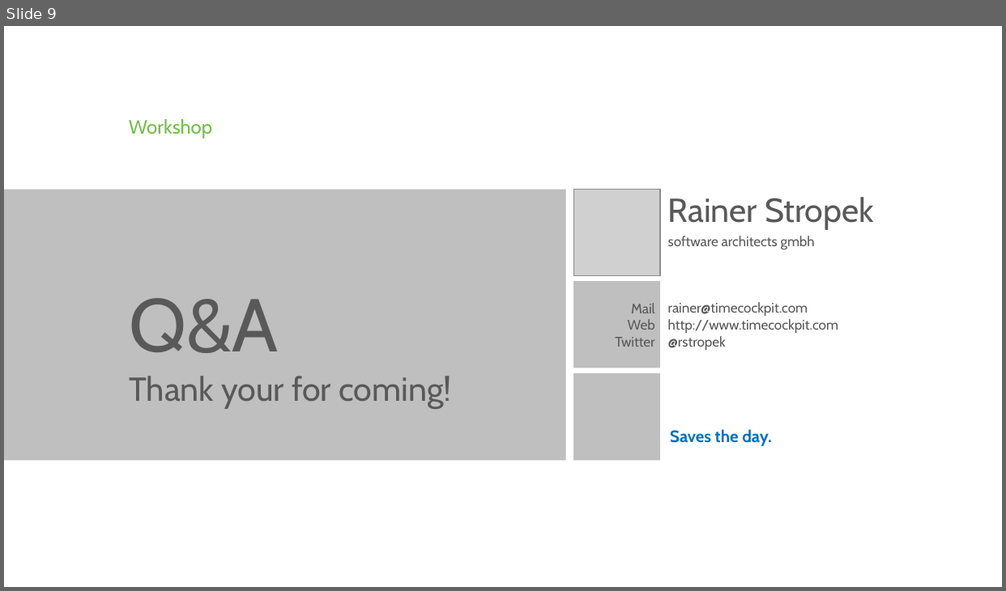
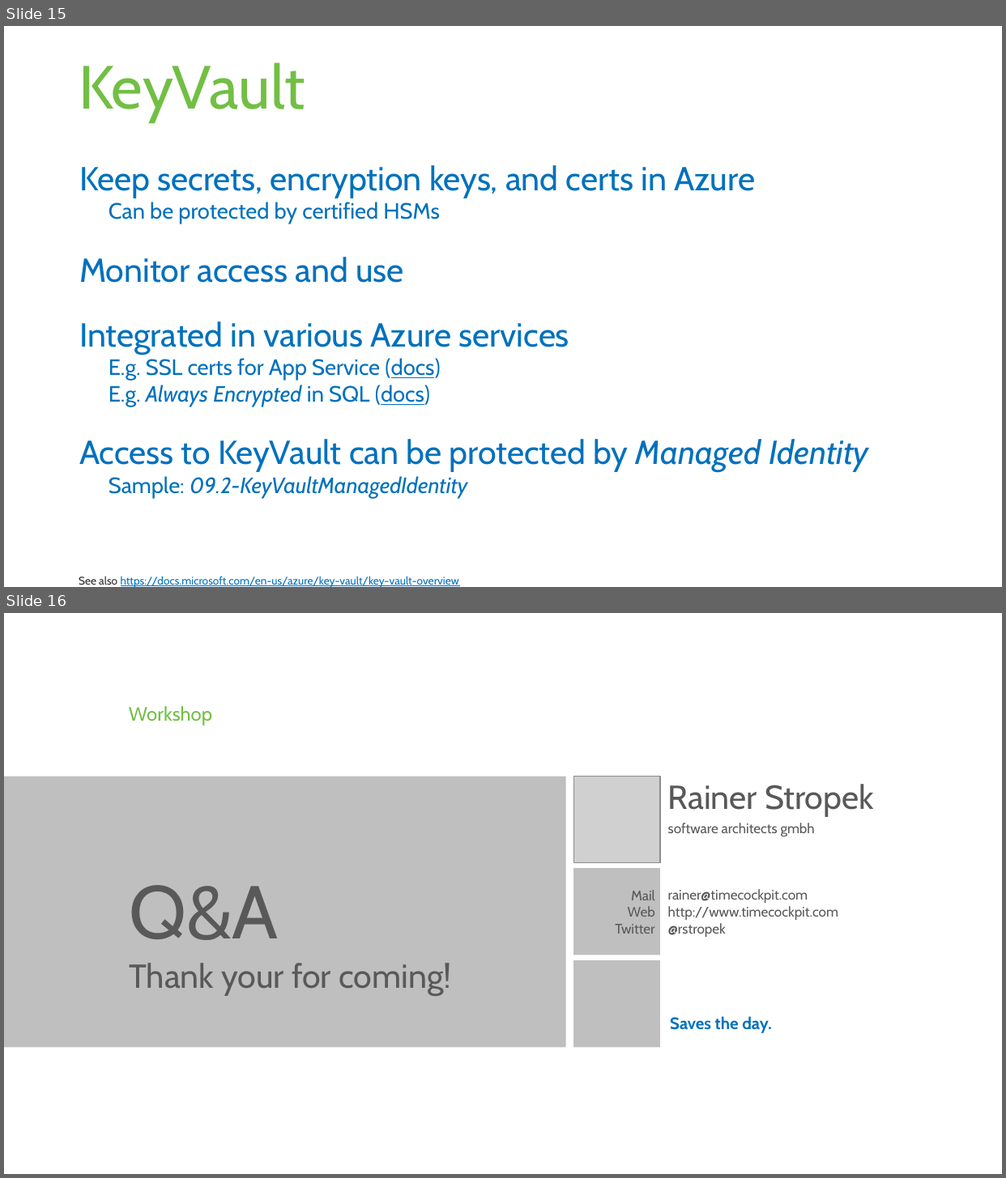
Before and after one commit to rstropek/SecureCodingDotNet, a slide deck: Slides/Secure-Coding-Dot-Net.pptx. Shown one above the other, each under a label of ours: slide 9 before the commit, slides 15 and 16 after it. The pictures are 1006x591 and 1006x1178 pixels, drawn with LibreOffice and Linux fonts; fonts in the diff are those of the drawing; grey boxes stand for pictures; background and template pictures are left out. Boxes give left, top, right and bottom in pixels: in the first picture for what was removed or moved away, otherwise in the second. Text is boxed around its words. In the diff, an @@ line names an element or a change of style, - is before the commit and + after.

```diff
--- a/Slides/Secure-Coding-Dot-Net.pptx
+++ b/Slides/Secure-Coding-Dot-Net.pptx
@@ slide 15 added at (4,26,1002,587), background #FFFFFF @@
@@ title added at (79,62,305,122), 44 pt, text #72BF44 @@
+KeyVault
@@ text added at (79,165,869,498), 24 pt, text #0071BC @@
+Keep secrets, encryption keys, and certs in Azure
+  Can be protected by certified HSMs
+Monitor access and use
+Integrated in various Azure services
+  E.g. SSL certs for App Service (docs)
+  E.g. Always Encrypted in SQL (docs)
+Access to KeyVault can be protected by Managed Identity
+  Sample: 09.2-KeyVaultManagedIdentity
@@ text added at (79,576,459,587), 8 pt, text #0070C0, underline @@
+See also https://docs.microsoft.com/en-us/azure/key-vault/key-vault-overview
@@ what was slide 9 is now slide 16 @@
```
Also in this commit, not shown: 2 slides changed, 7 other slides added, 1 slide removed, 17 other files.
